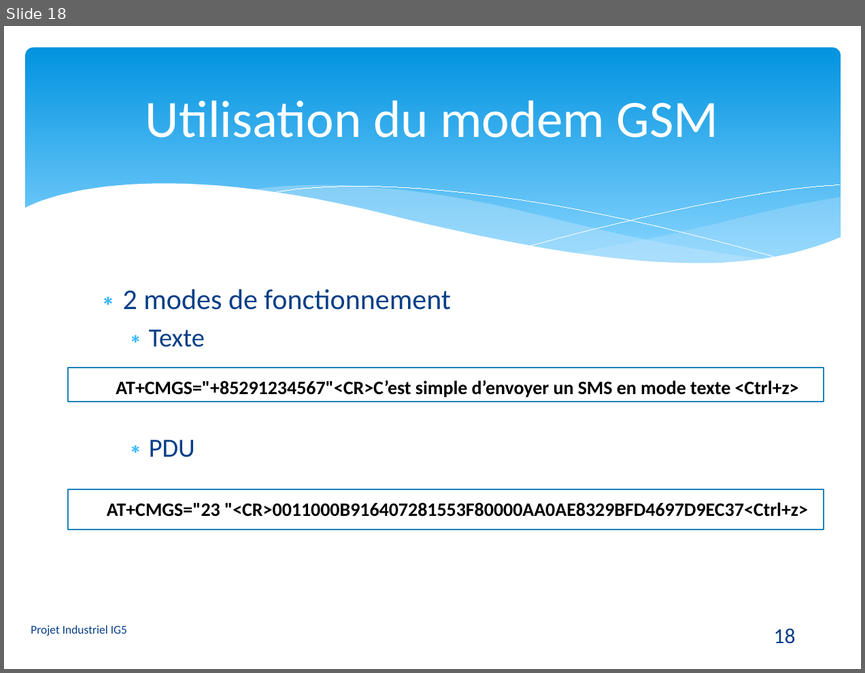
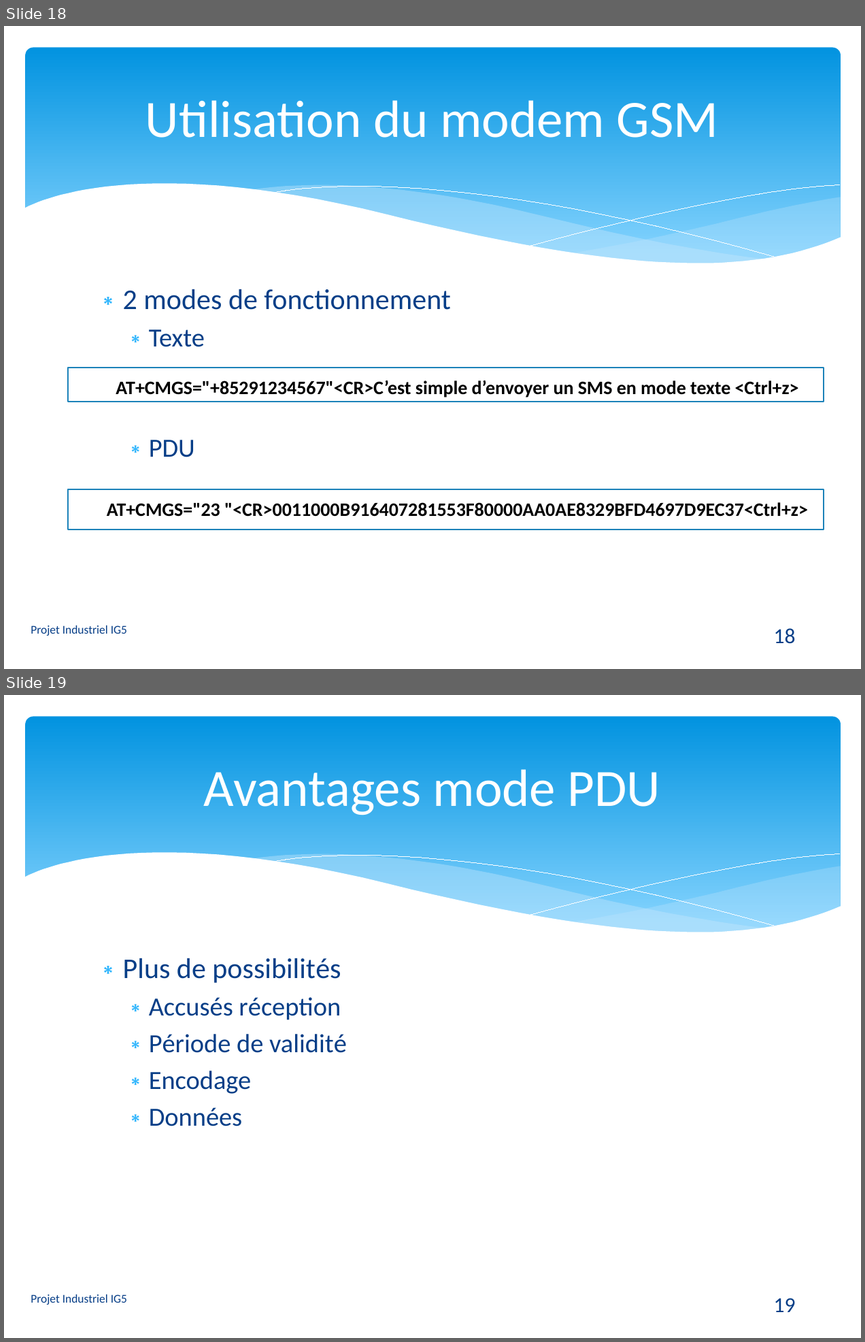
Before and after one commit to gyagapen/Synox, a slide deck: Docs/Powerpoint/Presentation_synox_v4.pptx. Shown one above the other, each under a label of ours: slide 18 before the commit, slides 18 and 19 after it. The pictures are 865x673 and 865x1342 pixels, drawn with LibreOffice and Linux fonts; fonts in the diff are those of the drawing. Boxes give left, top, right and bottom in pixels: in the first picture for what was removed or moved away, otherwise in the second. Text is boxed around its words. In the diff, an @@ line names an element or a change of style, - is before the commit and + after.

```diff
--- a/Docs/Powerpoint/Presentation_synox_v4.pptx
+++ b/Docs/Powerpoint/Presentation_synox_v4.pptx
@@ slide 19 added at [4, 695, 861, 1338], background #FFFFFF; not listed: 6 template elements that a slide beside it also shows @@
@@ title added at [204, 769, 660, 815], 44 pt, text #FFFFFF @@
+Avantages mode PDU
@@ text added at [123, 957, 347, 1126], 22 pt, text #073E87 @@
+∗ Plus de possibilités
+  ∗ Accusés réception
+  ∗ Période de validité
+  ∗ Encodage
+  ∗ Données
@@ text added at [31, 1294, 127, 1304], 10 pt, text #073E87 @@
+Projet Industriel IG5
@@ page number added at [774, 1297, 796, 1312], 18 pt, text #073E87 @@
+19
```
Also in this commit, not shown: 2 slides changed, 3 other files.
